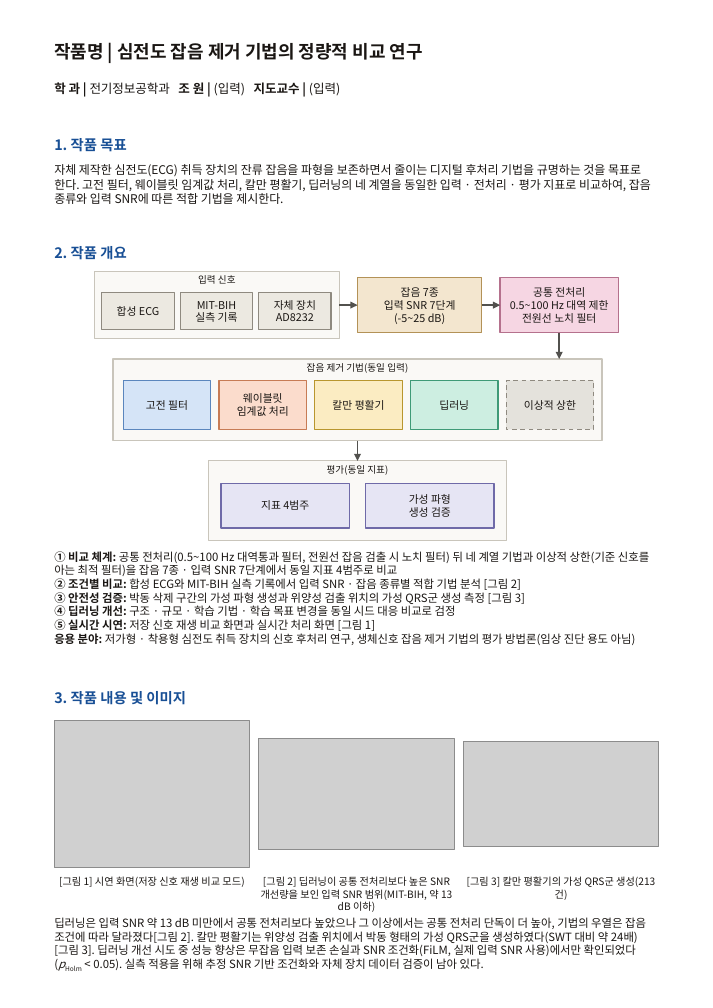
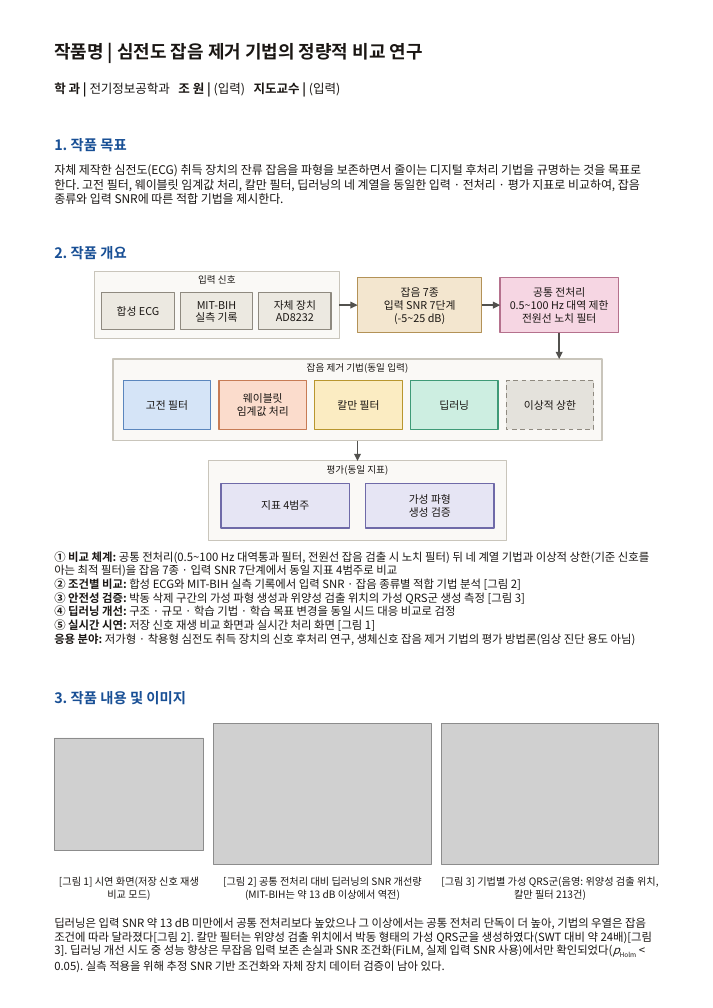
Before and after one commit to userpawbaw/ECG_denoising_method_comparision, a slide deck: slide 1 of results/panel/brochure.pptx. Drawn at 713x1008 pixels with LibreOffice and Linux fonts; fonts in the diff are those of the drawing; grey boxes stand for pictures. Boxes give left, top, right and bottom in pixels: in the first picture for what was removed or moved away, otherwise in the second. Text is boxed around its words. In the diff, an @@ line names an element or a change of style, - is before the commit and + after.

```diff
--- a/results/panel/brochure.pptx
+++ b/results/panel/brochure.pptx
@@ text at [54, 164, 641, 204]: text changed @@
-자체 제작한 심전도(ECG) 취득 장치의 잔류 잡음을 파형을 보존하면서 줄이는 디지털 후처리 기법을 규명하는 것을 목표로 한다. 고전 필터, 웨이블릿 임계값 처리, 칼만 평활기, 딥러닝의 네 계열을 동일한 입력 · 전처리 · 평가 지표로 비교하여, 잡음 종류와 입력 SNR에 따른 적합 기법을 제시한다.
+자체 제작한 심전도(ECG) 취득 장치의 잔류 잡음을 파형을 보존하면서 줄이는 디지털 후처리 기법을 규명하는 것을 목표로 한다. 고전 필터, 웨이블릿 임계값 처리, 칼만 필터, 딥러닝의 네 계열을 동일한 입력 · 전처리 · 평가 지표로 비교하여, 잡음 종류와 입력 SNR에 따른 적합 기법을 제시한다.
@@ text in rectangle at [337, 400, 380, 410]: text changed @@
-칼만 평활기
+칼만 필터
@@ picture: place and size @@
-picture at [54, 721, 249, 868]
+picture at [54, 738, 203, 850]
@@ picture: place and size @@
-picture at [259, 739, 453, 850]
+picture at [214, 723, 431, 865]
@@ picture: place and size @@
-picture at [463, 741, 658, 847]
+picture at [441, 723, 659, 865]
@@ text "[그림 1] 시연 화면(저장 신호 ..." rewrapped from [59, 876, 244, 887] to [59, 876, 199, 900] @@
@@ text at [223, 876, 422, 900]: text changed @@
-[그림 2] 딥러닝이 공통 전처리보다 높은 SNR 개선량을 보인 입력 SNR 범위(MIT-BIH, 약 13 dB 이하)
+[그림 2] 공통 전처리 대비 딥러닝의 SNR 개선량(MIT-BIH는 약 13 dB 이상에서 역전)
@@ text at [441, 876, 659, 900]: text changed @@
-[그림 3] 칼만 평활기의 가성 QRS군 생성(213건)
+[그림 3] 기법별 가성 QRS군(음영: 위양성 검출 위치, 칼만 필터 213건)
@@ text at [54, 917, 653, 972]: text changed @@
-딥러닝은 입력 SNR 약 13 dB 미만에서 공통 전처리보다 높았으나 그 이상에서는 공통 전처리 단독이 더 높아, 기법의 우열은 잡음 조건에 따라 달라졌다[그림 2]. 칼만 평활기는 위양성 검출 위치에서 박동 형태의 가성 QRS군을 생성하였다(SWT 대비 약 24배)[그림 3]. 딥러닝 개선 시도 중 성능 향상은 무잡음 입력 보존 손실과 SNR 조건화(FiLM, 실제 입력 SNR 사용)에서만 확인되었다(pHolm < 0.05). 실측 적용을 위해 추정 SNR 기반 조건화와 자체 장치 데이터 검증이 남아 있다.
+딥러닝은 입력 SNR 약 13 dB 미만에서 공통 전처리보다 높았으나 그 이상에서는 공통 전처리 단독이 더 높아, 기법의 우열은 잡음 조건에 따라 달라졌다[그림 2]. 칼만 필터는 위양성 검출 위치에서 박동 형태의 가성 QRS군을 생성하였다(SWT 대비 약 24배)[그림 3]. 딥러닝 개선 시도 중 성능 향상은 무잡음 입력 보존 손실과 SNR 조건화(FiLM, 실제 입력 SNR 사용)에서만 확인되었다(pHolm < 0.05). 실측 적용을 위해 추정 SNR 기반 조건화와 자체 장치 데이터 검증이 남아 있다.
```
Also in this commit, not shown: 30 other files.
